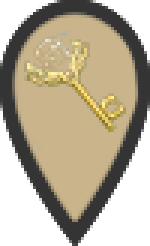
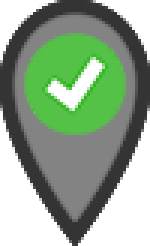
Comparing the layer stacks of the two 150px x 246px images. Changes:
showed "Check_green_icon.svg" over (24, 33, 126, 135)
hid "Item_Mondstadt_Shrine_of_Depths_Key copy" over (24, 36, 126, 132)
hid "Layer 4 copy 2" over (15, 18, 141, 186)
added layer "purple-white-orb-png-7" above "Layer 1 copy 4" over (36, 42, 117, 123)
added layer "Layer 1 copy 4" above "Layer 1 copy 3" over (0, 0, 150, 246)
painted on "Layer 1 copy 3" over (0, 0, 150, 246)
painted on "Layer 1 copy 2" over (0, 0, 150, 246)
